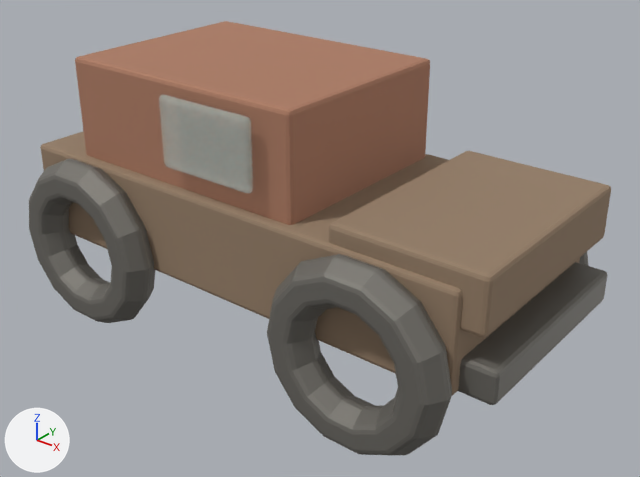
The glTF model assets/models/junkcar.glb as it was, and as the next commit left it.
Both versions are drawn from a 50 mm camera at (2.49, -2.93, 2.22) aimed at (0.16, -0.01, 0.41). The lights are fixed; the arrows at lower left show +X, +Y and +Z. The older version comes first. Vertices at exactly the same position are counted once.

The first picture shows 'body'.
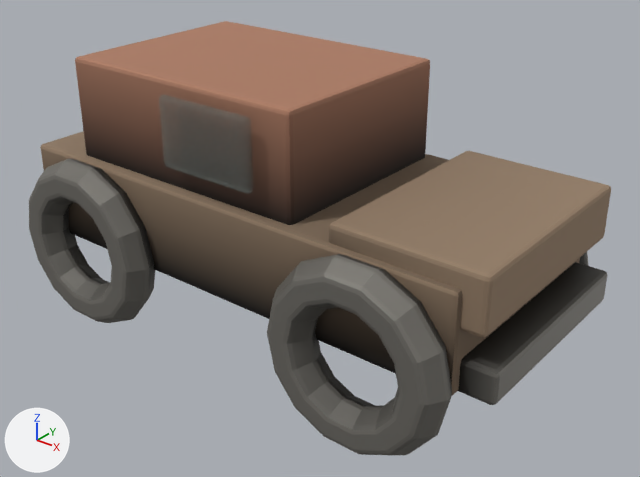
Patch to the scene script:
```diff
--- a/assets/models/junkcar.glb.py
+++ b/assets/models/junkcar.glb.py
@@ mat_metal_rust @@
 n0 = _N.new('ShaderNodeBsdfPrincipled'); n0.name = 'Principled BSDF'
-n0.inputs[0].default_value = (0.34, 0.24, 0.16, 1.0)  # 'Base Color', brown #9e866f
 n0.inputs[1].default_value = 0.25  # 'Metallic'
@@ mat_metal_rust @@
 n1 = _N.new('ShaderNodeOutputMaterial'); n1.name = 'Material Output'
+n2 = _N.new('ShaderNodeMix'); n2.name = 'Mix'
+n2.data_type = 'RGBA'
+n2.blend_type = 'MULTIPLY'
+n2.inputs[0].default_value = 1.0  # 'Factor'
+n2.inputs[7].default_value = (0.34, 0.24, 0.16, 1.0)  # 'B', brown #9e866f
+n3 = _N.new('ShaderNodeVertexColor'); n3.name = 'Color Attribute'
 _L.new(n0.outputs[0], n1.inputs[0])  # 'BSDF' to 'Surface'
+_L.new(n2.outputs[2], n0.inputs[0])  # 'Result' to 'Base Color'
+_L.new(n3.outputs[0], n2.inputs[6])  # 'Color' to 'A'
@@ mat_metal_rust_red @@
 n0 = _N.new('ShaderNodeBsdfPrincipled'); n0.name = 'Principled BSDF'
-n0.inputs[0].default_value = (0.45, 0.22, 0.14, 1.0)  # 'Base Color', brown #b38169
 n0.inputs[1].default_value = 0.2  # 'Metallic'
@@ mat_metal_rust_red @@
 n1 = _N.new('ShaderNodeOutputMaterial'); n1.name = 'Material Output'
+n2 = _N.new('ShaderNodeMix'); n2.name = 'Mix'
+n2.data_type = 'RGBA'
+n2.blend_type = 'MULTIPLY'
+n2.inputs[0].default_value = 1.0  # 'Factor'
+n2.inputs[7].default_value = (0.45, 0.22, 0.14, 1.0)  # 'B', brown #b38169
+n3 = _N.new('ShaderNodeVertexColor'); n3.name = 'Color Attribute'
 _L.new(n0.outputs[0], n1.inputs[0])  # 'BSDF' to 'Surface'
+_L.new(n2.outputs[2], n0.inputs[0])  # 'Result' to 'Base Color'
+_L.new(n3.outputs[0], n2.inputs[6])  # 'Color' to 'A'
@@ mat_metal_dark @@
 n0 = _N.new('ShaderNodeBsdfPrincipled'); n0.name = 'Principled BSDF'
-n0.inputs[0].default_value = (0.2, 0.19, 0.17, 1.0)  # 'Base Color', grey #7c7973
 n0.inputs[1].default_value = 0.5  # 'Metallic'
@@ mat_metal_dark @@
 n1 = _N.new('ShaderNodeOutputMaterial'); n1.name = 'Material Output'
+n2 = _N.new('ShaderNodeMix'); n2.name = 'Mix'
+n2.data_type = 'RGBA'
+n2.blend_type = 'MULTIPLY'
+n2.inputs[0].default_value = 1.0  # 'Factor'
+n2.inputs[7].default_value = (0.2, 0.19, 0.17, 1.0)  # 'B', grey #7c7973
+n3 = _N.new('ShaderNodeVertexColor'); n3.name = 'Color Attribute'
 _L.new(n0.outputs[0], n1.inputs[0])  # 'BSDF' to 'Surface'
+_L.new(n2.outputs[2], n0.inputs[0])  # 'Result' to 'Base Color'
+_L.new(n3.outputs[0], n2.inputs[6])  # 'Color' to 'A'
@@ mat_glass @@
 mat_glass = bpy.data.materials.new('glass')
-# nodes: BsdfPrincipled, OutputMaterial
-# colours: pale green #cee5df
+# nodes: BsdfPrincipled, Math, Mix, OutputMaterial, VertexColor
+# colours: pale green #cee5df, mixed with the vertex colours
@@ me_cube @@
 me_cube.from_pydata(...)  # 1320 vertices, 2616 faces; spans x -1.22..1.35, y -0.7..0.7, z -0.59..0.7
+# me_cube part 1: vertex colours changed
 me_cube.materials.append(mat_metal_rust)
```

Pixel boxes [x1, y1, x2, y2] of what changed, in the pictures (640 x 477 px):
'body', recoloured (darker): [41, 60, 607, 432] in both
